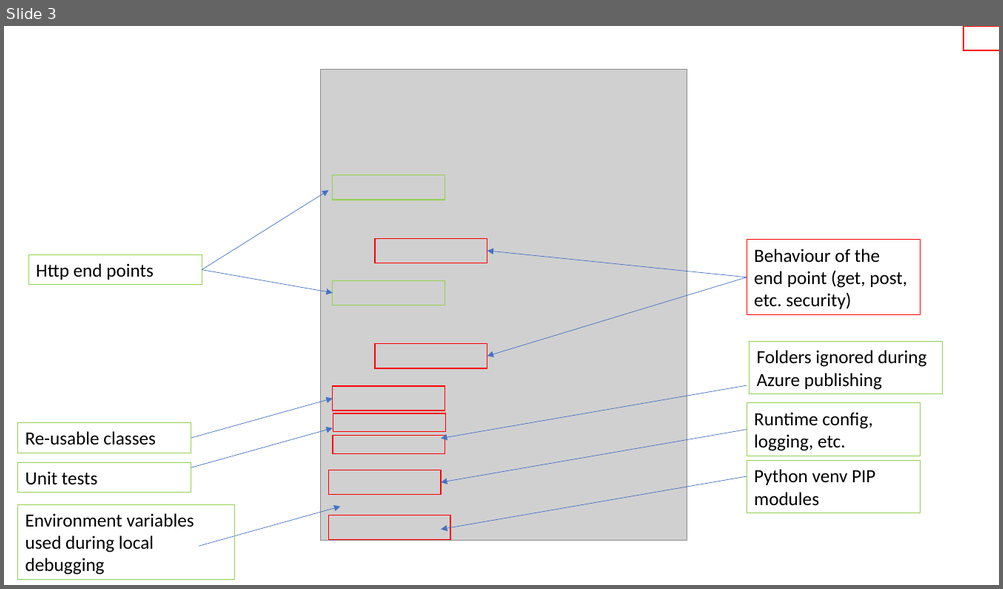
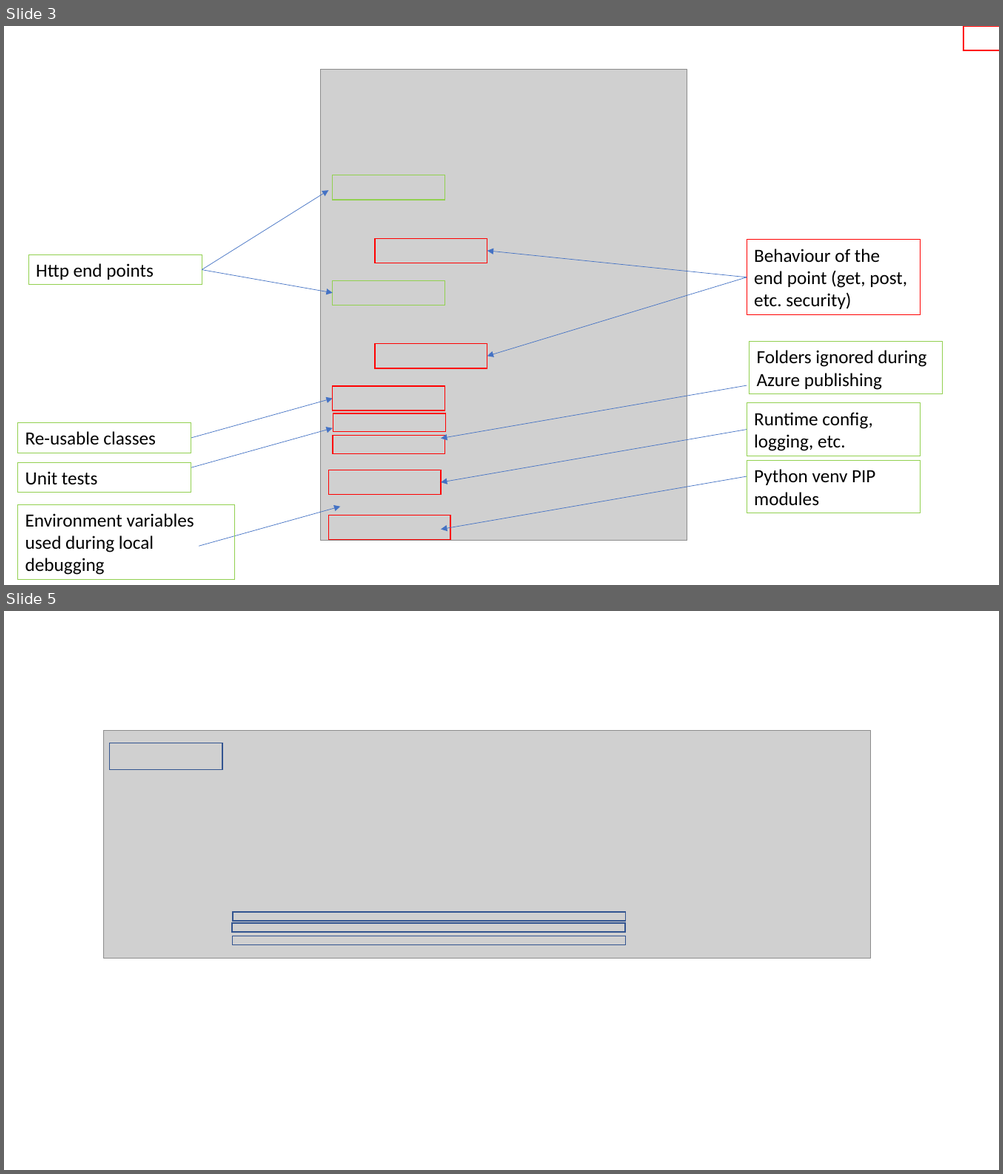
Before and after one commit to sdg002/sdg002.github.io, a slide deck: python-azure-func-101/docs/python_azure_function.pptx. Shown one above the other, each under a label of ours: slide 3 before the commit, slides 3 and 5 after it; the slides between them are not shown. The pictures are 1003x589 and 1003x1174 pixels, drawn with LibreOffice and Linux fonts; fonts in the diff are those of the drawing; grey boxes stand for pictures. Boxes give left, top, right and bottom in pixels: in the first picture for what was removed or moved away, otherwise in the second. Text is boxed around its words. In the diff, an @@ line names an element or a change of style, - is before the commit and + after.

```diff
--- a/python-azure-func-101/docs/python_azure_function.pptx
+++ b/python-azure-func-101/docs/python_azure_function.pptx
@@ slide 5 added at (4, 611, 999, 1170), background #FFFFFF @@
@@ picture added at (103, 730, 871, 959) @@
@@ rectangle added at (109, 743, 222, 770), outline #325491 1 pt @@
@@ rectangle added at (233, 912, 626, 921), outline #325491 1 pt @@
@@ rectangle added at (233, 923, 626, 933), outline #325491 1 pt @@
@@ rectangle added at (233, 937, 626, 945), outline #325491 1 pt @@
```
Also in this commit, not shown: 1 slide changed, 1 other slide added, 5 other files.
